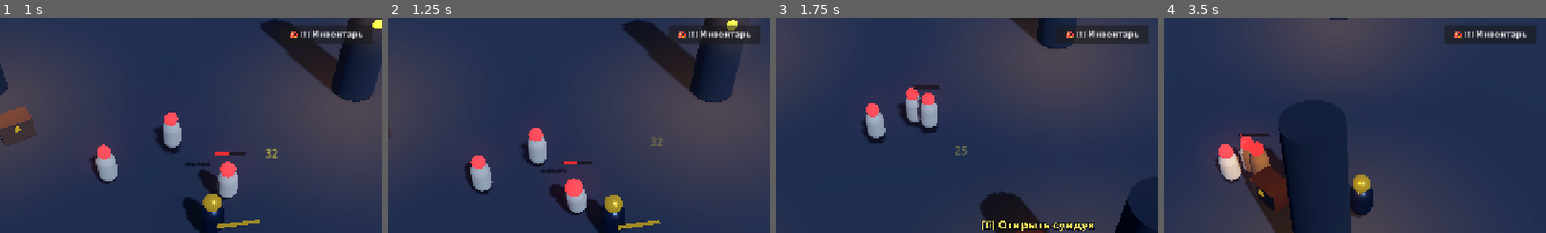
Above: before the commit, frames 1-4 (left to right).
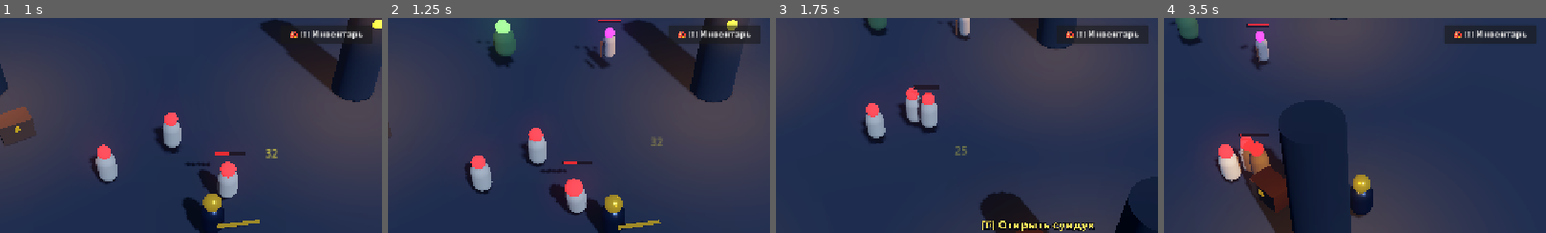
Above: after the commit, the same moments.

Repository: pAXLs/devil_hanter_game
Game: Godot game, scene res://scenes/world/Main.tscn
Two runs of this game, one before a commit and one after it. Both use one fixed random seed, a clock stepped at 60 frames per second and the inputs below.
Inputs (mouse positions are % of the whole screen's width and height, from its top left):
- Up to frame 1 (1 s): tap Enter at 0.5 s; move the mouse to (72, 45) at 0.52 s; hold D (move_right) from 0.53 s (still down); click (72, 45) at 0.6 s
- Up to frame 2 (1.25 s): keep holding D (move_right)
- Up to frame 3 (1.75 s): move the mouse to (30, 55) at 1.27 s; release D (move_right) at 1.28 s; hold S (move_down) from 1.28 s (still down); tap Space (dash) at 1.35 s
- Up to frame 4 (3.5 s): move the mouse to (60, 28) at 2.02 s; release S (move_down) at 2.03 s; hold D (move_right) 2.03-2.78 s; tap F (interact) at 2.1 s; move the mouse to (45, 70) at 2.77 s; hold W (move_up) from 2.78 s (still down); tap 1 (use_potion) at 2.85 s; click (45, 70) at 2.92 s
The pictures show only the part of the screen within x 24-74%, y 0-50%; the shares and areas given below are measured in that part.

Frame 1 is identical in both runs. In frame 2, 1.8% of the frame differs, in the area x 23-61%, y 0-24%; in frame 3, 0.8%; in frame 4, 1.2%.

Commit message:
Speed up wave spawning: reduce interval to 2.8s, spawn packs of 1-2 mobs, raise max enemy limit

Diff:
--- a/scripts/world/MainWorld.gd
+++ b/scripts/world/MainWorld.gd
@@ -5,10 +5,10 @@
 @export var archer_scene: PackedScene = preload("res://scenes/enemies/SkeletonArcher.tscn")
 @export var zombie_scene: PackedScene = preload("res://scenes/enemies/PlagueZombie.tscn")
 @export var boss_scene: PackedScene = preload("res://scenes/enemies/CryptLordBoss.tscn")
-@export var spawn_interval: float = 6.0
-@export var max_enemies: float = 7
+@export var spawn_interval: float = 2.8
+@export var max_enemies: float = 10
 
-var spawn_timer: float = 0.0
+var spawn_timer: float = 1.6
 var session_time: float = 0.0
 var boss_spawned: bool = false
 var boss_active: bool = false
@@ -19,8 +19,8 @@
 func _process(delta: float) -> void:
 	session_time += delta
 
-	# Check boss spawn condition: after 45 seconds of battle or level up
-	if not boss_spawned and (session_time >= 40.0 or Global.player_level >= 2):
+	# Check boss spawn condition: after 50 seconds of battle or level up
+	if not boss_spawned and (session_time >= 50.0 or Global.player_level >= 2):
 		_spawn_boss()
 
 	if boss_active:
@@ -34,29 +34,39 @@
 
 func _check_and_spawn() -> void:
 	var existing_enemies = get_tree().get_nodes_in_group("enemies")
-	if existing_enemies.size() >= max_enemies:
+	var current_count: int = existing_enemies.size()
+	if current_count >= max_enemies:
 		return
 
-	var angle := randf() * TAU
-	var dist := randf_range(11.0, 16.0)
-	var spawn_pos := Vector3(cos(angle) * dist, 0.5, sin(angle) * dist)
+	# Dynamic pack spawn: 1 to 2 enemies per pulse
+	var pack_size: int = randi_range(1, 2)
+	var slots_available: int = int(max_enemies - current_count)
+	pack_size = mini(pack_size, slots_available)
 
-	if Global.current_player:
-		spawn_pos += Global.current_player.global_position
-		spawn_pos.y = 0.5
+	var base_angle := randf() * TAU
+	var base_dist := randf_range(8.5, 12.5)
 
-	# Pick enemy type: 50% Skeleton Warrior, 30% Skeleton Archer, 20% Plague Zombie
-	var roll := randf()
-	var selected_scene: PackedScene = enemy_scene
-	if roll < 0.30:
-		selected_scene = archer_scene
-	elif roll < 0.50:
-		selected_scene = zombie_scene
+	for i in range(pack_size):
+		var angle: float = base_angle + (i * 0.45)
+		var dist: float = base_dist + randf_range(-0.8, 0.8)
+		var spawn_pos := Vector3(cos(angle) * dist, 0.5, sin(angle) * dist)
 
-	var enemy = selected_scene.instantiate()
-	enemy.add_to_group("enemies")
-	enemy.position = spawn_pos
-	add_child(enemy)
+		if Global.current_player:
+			spawn_pos += Global.current_player.global_position
+			spawn_pos.y = 0.5
+
+		# Pick enemy type: 50% Skeleton Warrior, 30% Skeleton Archer, 20% Plague Zombie
+		var roll := randf()
+		var selected_scene: PackedScene = enemy_scene
+		if roll < 0.30:
+			selected_scene = archer_scene
+		elif roll < 0.50:
+			selected_scene = zombie_scene
+
+		var enemy = selected_scene.instantiate()
+		enemy.add_to_group("enemies")
+		enemy.position = spawn_pos
+		add_child(enemy)
 
 func _spawn_boss() -> void:
 	boss_spawned = true
